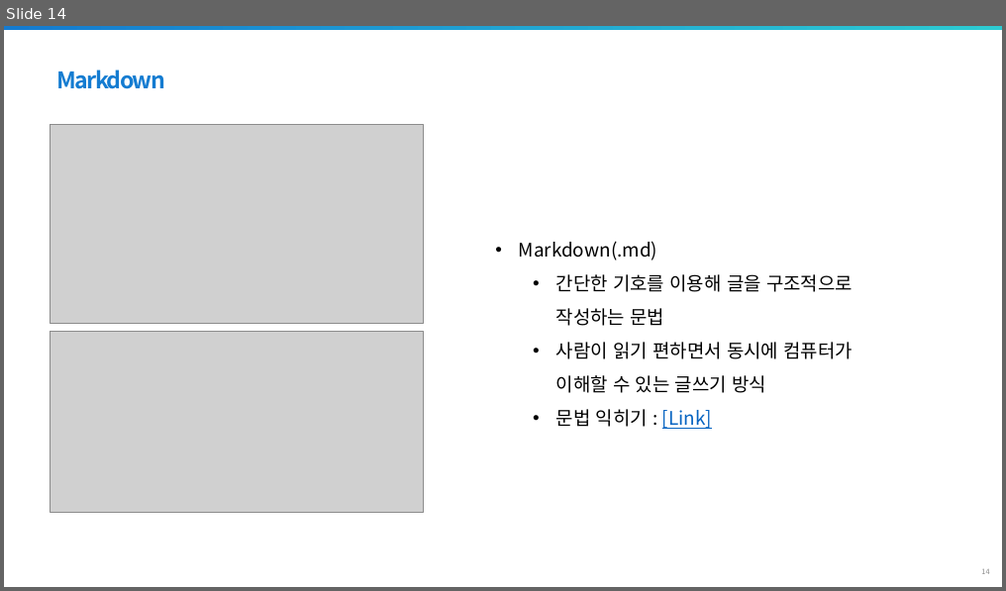
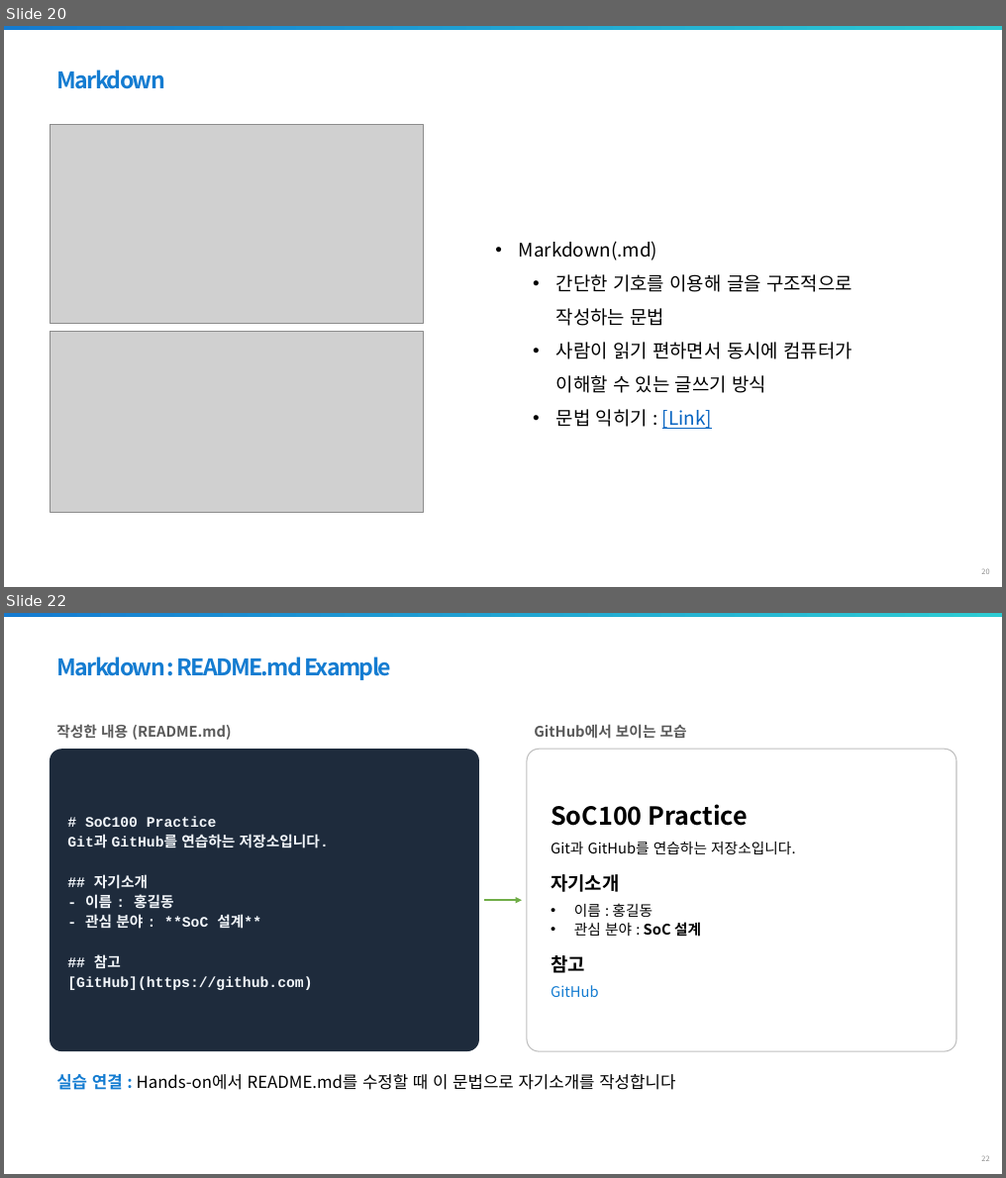
Before and after one commit to jaewoojun070225/gachon2026, a slide deck: 학습파일/SoC100_3.pptx. Shown one above the other, each under a label of ours: slide 14 before the commit, slides 20 and 22 after it; the slides between them are not shown. The pictures are 1006x591 and 1006x1178 pixels, drawn with LibreOffice and Linux fonts; fonts in the diff are those of the drawing; grey boxes stand for pictures; background and template pictures are left out. Boxes give left, top, right and bottom in pixels: in the first picture for what was removed or moved away, otherwise in the second. Text is boxed around its words. In the diff, an @@ line names an element or a change of style, - is before the commit and + after.

Commit message:
학습파일 누락되어 수정

```diff
--- a/학습파일/SoC100_3.pptx
+++ b/학습파일/SoC100_3.pptx
@@ slide 22 added at bbox=[4, 613, 1002, 1174], background #FFFFFF; not listed: 2 template elements that a slide beside it also shows @@
@@ text added at bbox=[57, 657, 391, 680], 22 pt, text #147CD1, bold @@
+Markdown : README.md Example
@@ text added at bbox=[56, 724, 231, 740], 14 pt, text #595959, bold @@
+작성한 내용 (README.md)
@@ text added at bbox=[534, 724, 687, 739], 14 pt, text #595959, bold @@
+GitHub에서 보이는 모습
@@ rounded rectangle added at bbox=[50, 750, 479, 1053], fill #1E2B3C, 14 pt, text #F2F6FA, bold @@
+# SoC100 Practice
+Git과 GitHub를 연습하는 저장소입니다.
+## 자기소개
+- 이름 : 홍길동
+- 관심 분야 : **SoC 설계**
+## 참고
+[GitHub](https://github.com)
@@ rounded rectangle added at bbox=[527, 750, 956, 1053], fill #FFFFFF, outline #BFBFBF 1 pt, 14 pt, text #000000 @@
+SoC100 Practice
+Git과 GitHub를 연습하는 저장소입니다.
+자기소개
+• 이름 : 홍길동
+• 관심 분야 : SoC 설계
+참고
+GitHub
@@ arrow added from (484, 900) to (522, 900), #70AD47 2 pt @@
@@ text added at bbox=[56, 1074, 675, 1090], 16 pt, text #000000 @@
+실습 연결 : Hands-on에서 README.md를 수정할 때 이 문법으로 자기소개를 작성합니다
@@ what was slide 14 is now slide 20 @@
```
Also in this commit, not shown: 11 slides changed, 21 other slides added, 2 other files.
